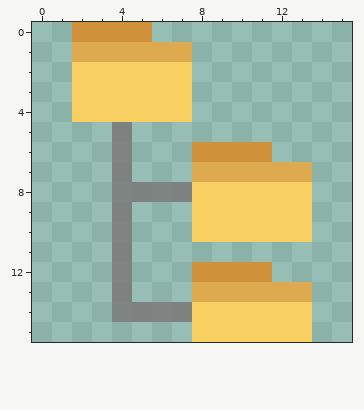
A pixel-art sprite gets an edit: trunk/pixmaps/dctheme/16x16/actions/cm_treeview.png. Above, as it was before the edit.
The file is 16x16 pixels.
And afterwards:
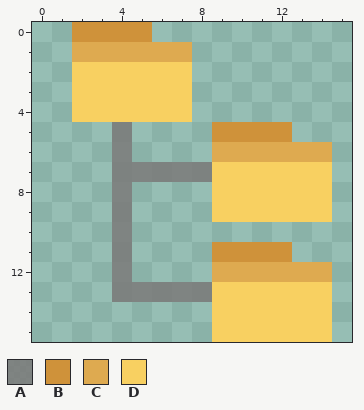
Palette (. is transparent): A #7a7978d6  B #cf923a  C #deaa50  D #f8d061
Edits made:
@@ x 0..15 @@
  4 ..DDDDDD........
- 5 ....A...........
- 6 ....A...BBBB....
- 7 ....A...CCCCCC..
- 8 ....AAAADDDDDD..
- 9 ....A...DDDDDD..
-10 ....A...DDDDDD..
-11 ....A...........
-12 ....A...BBBB....
-13 ....A...CCCCCC..
-14 ....AAAADDDDDD..
-15 ........DDDDDD..
+ 5 ....A....BBBB...
+ 6 ....A....CCCCCC.
+ 7 ....AAAAADDDDDD.
+ 8 ....A....DDDDDD.
+ 9 ....A....DDDDDD.
+10 ....A...........
+11 ....A....BBBB...
+12 ....A....CCCCCC.
+13 ....AAAAADDDDDD.
+14 .........DDDDDD.
+15 .........DDDDDD.
